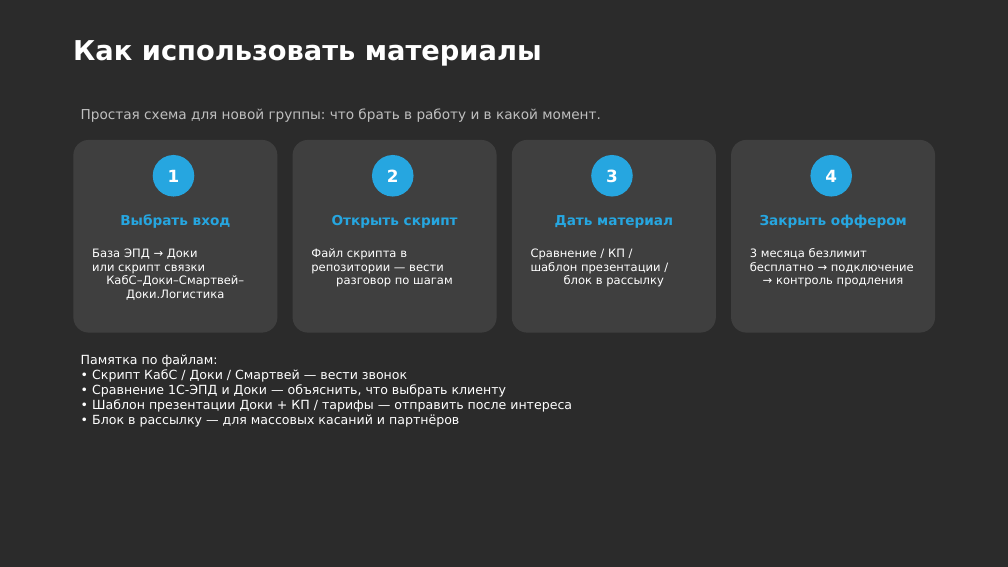
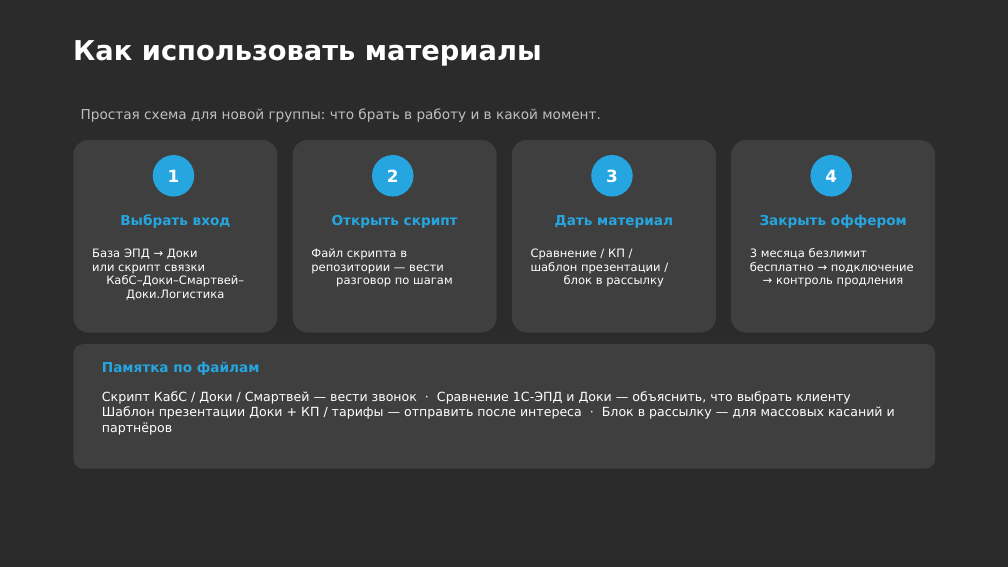
Before and after one commit to daaanilNikonov/for-lisa, a slide deck: slide 9 of presentation/Доки_Аналитика_защита_и_тиражирование.pptx. Drawn at 1008x567 pixels with LibreOffice and Linux fonts; fonts in the diff are those of the drawing; background and template pictures are left out; a plain dark background stands for a picture behind light text. Boxes give left, top, right and bottom in pixels: in the first picture for what was removed or moved away, otherwise in the second. Text is boxed around its words. In the diff, an @@ line names an element or a change of style, - is before the commit and + after.

```diff
--- a/presentation/Доки_Аналитика_защита_и_тиражирование.pptx
+++ b/presentation/Доки_Аналитика_защита_и_тиражирование.pptx
@@ rounded rectangle added at [73, 344, 935, 469], fill #3F3F3F @@
@@ text added at [102, 361, 260, 375], 13 pt, text #26A6E0, bold @@
+Памятка по файлам
@@ text at [102, 391, 895, 435]: text changed @@
-Памятка по файлам:
-• Скрипт КабС / Доки / Смартвей — вести звонок
-• Сравнение 1С-ЭПД и Доки — объяснить, что выбрать клиенту
-• Шаблон презентации Доки + КП / тарифы — отправить после интереса
-• Блок в рассылку — для массовых касаний и партнёров
+Скрипт КабС / Доки / Смартвей — вести звонок · Сравнение 1С-ЭПД и Доки — объяснить, что выбрать клиенту
+Шаблон презентации Доки + КП / тарифы — отправить после интереса · Блок в рассылку — для массовых касаний и партнёров
```
Also in this commit, not shown: 1 other file.
